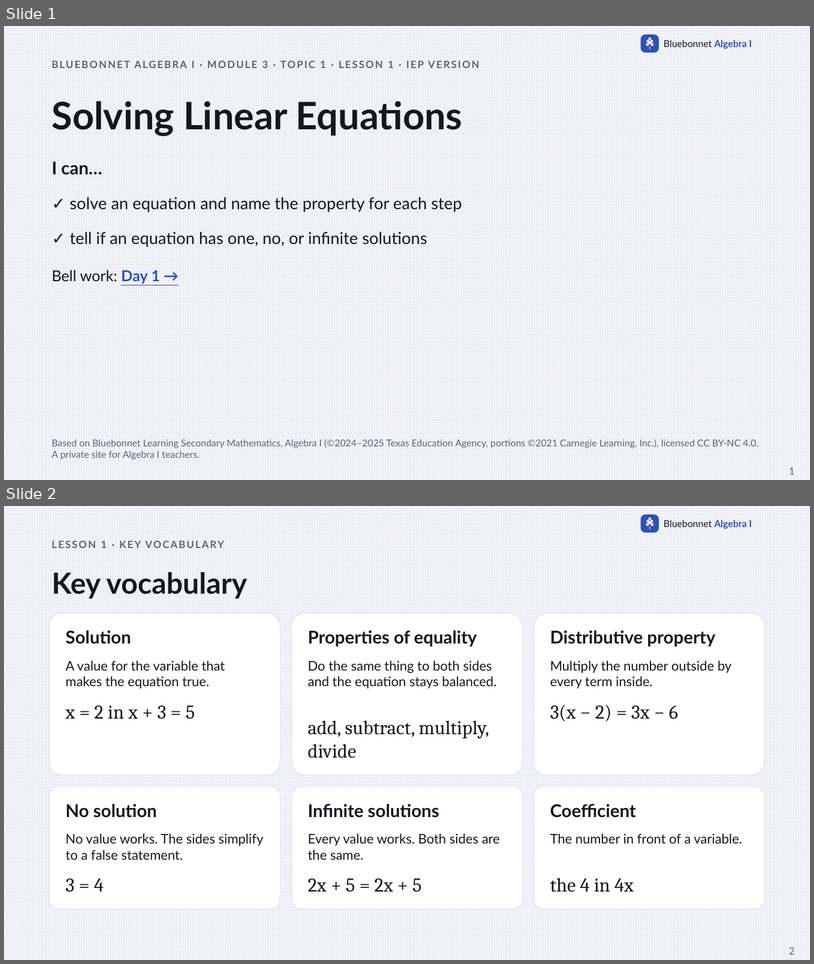
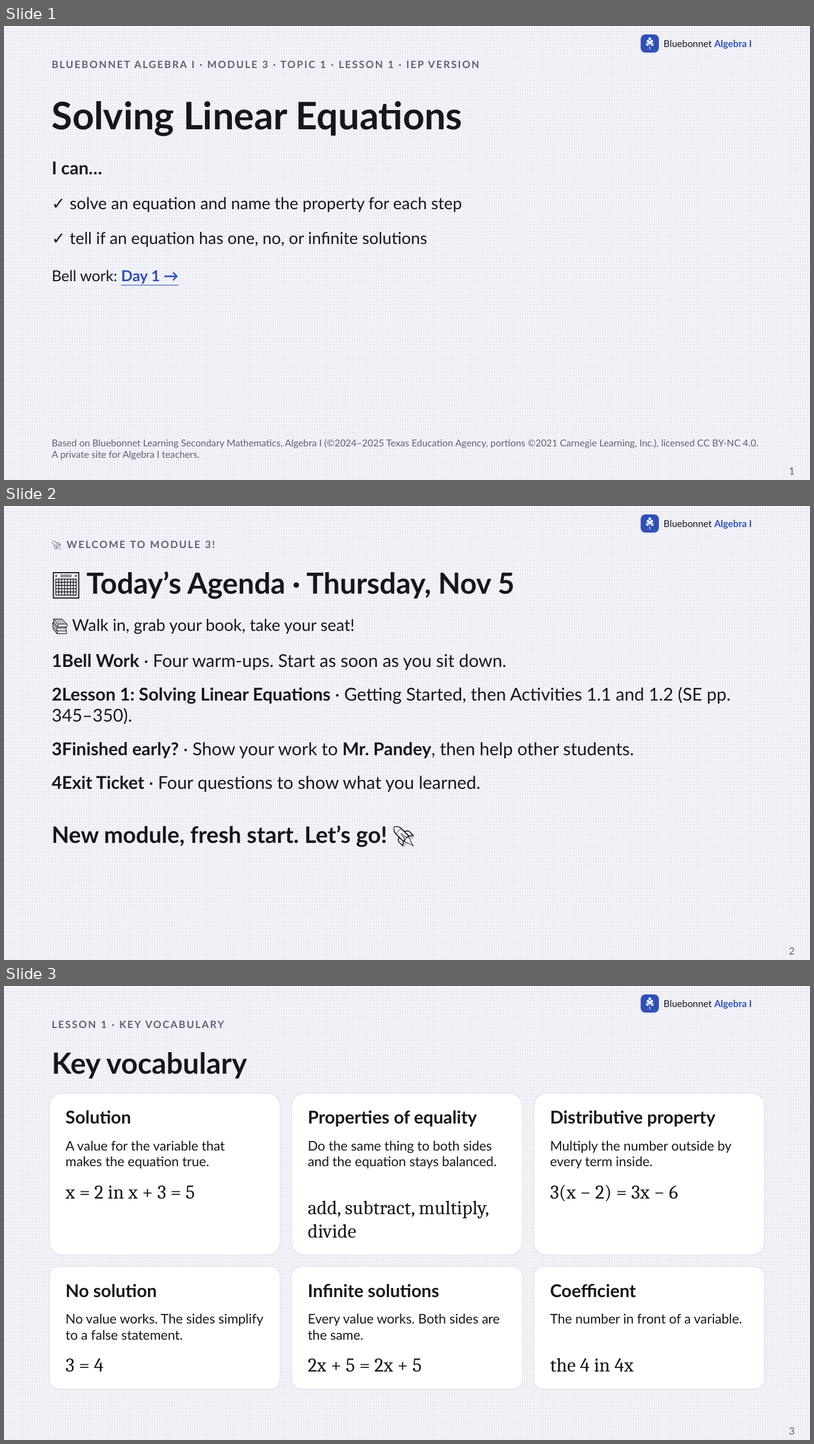
Before and after one commit to Apolloat2022/Algebra1M2U1L4, a slide deck: IEP/m3t1-lesson1-solving-linear-equations-IEP.pptx. Shown one above the other, each under a label of ours: slides 1 and 2 before the commit, slides 1, 2 and 3 after it. The pictures are 814x964 and 814x1444 pixels, drawn with LibreOffice and Linux fonts; fonts in the diff are those of the drawing. Boxes give left, top, right and bottom in pixels: in the first picture for what was removed or moved away, otherwise in the second. Text is boxed around its words. In the diff, an @@ line names an element or a change of style, - is before the commit and + after.

```diff
--- a/IEP/m3t1-lesson1-solving-linear-equations-IEP.pptx
+++ b/IEP/m3t1-lesson1-solving-linear-equations-IEP.pptx
@@ slide 2 added at bbox=[4, 506, 810, 960], background pattern #E6E8F2 on #F7F7FB; not listed: 9 template elements that a slide beside it also shows @@
@@ text added at bbox=[205, 541, 211, 548], 12 pt, text #5F6272, bold @@
+🚀 WELCOME TO MODULE 3!
@@ text added at bbox=[87, 571, 515, 599], 34.5 pt, text #16171D, bold @@
+📅 Today’s Agenda · Thursday, Nov 5
@@ text added at bbox=[72, 619, 355, 634], 19.5 pt, text #16171D @@
+📚 Walk in, grab your book, take your seat!
@@ text added at bbox=[52, 654, 507, 670], 21 pt, text #16171D @@
+1Bell Work · Four warm-ups. Start as soon as you sit down.
@@ text added at bbox=[52, 687, 731, 724], 21 pt, text #16171D @@
+2Lesson 1: Solving Linear Equations · Getting Started, then Activities 1.1 and 1.2 (SE pp. 345–350).
@@ text added at bbox=[52, 742, 634, 758], 21 pt, text #16171D @@
+3Finished early? · Show your work to Mr. Pandey, then help other students.
@@ text added at bbox=[52, 775, 481, 792], 21 pt, text #16171D @@
+4Exit Ticket · Four questions to show what you learned.
@@ text added at bbox=[52, 825, 387, 847], 27 pt, text #16171D, bold @@
+New module, fresh start. Let’s go! 🚀
@@ page number added at bbox=[789, 947, 795, 954], 12 pt, text #5F6272 @@
+2
@@ what was slide 2 is now slide 3 @@
@@ page number at bbox=[789, 1427, 795, 1434]: text changed @@
-2
+3
```
Also in this commit, not shown: 20 other files.
